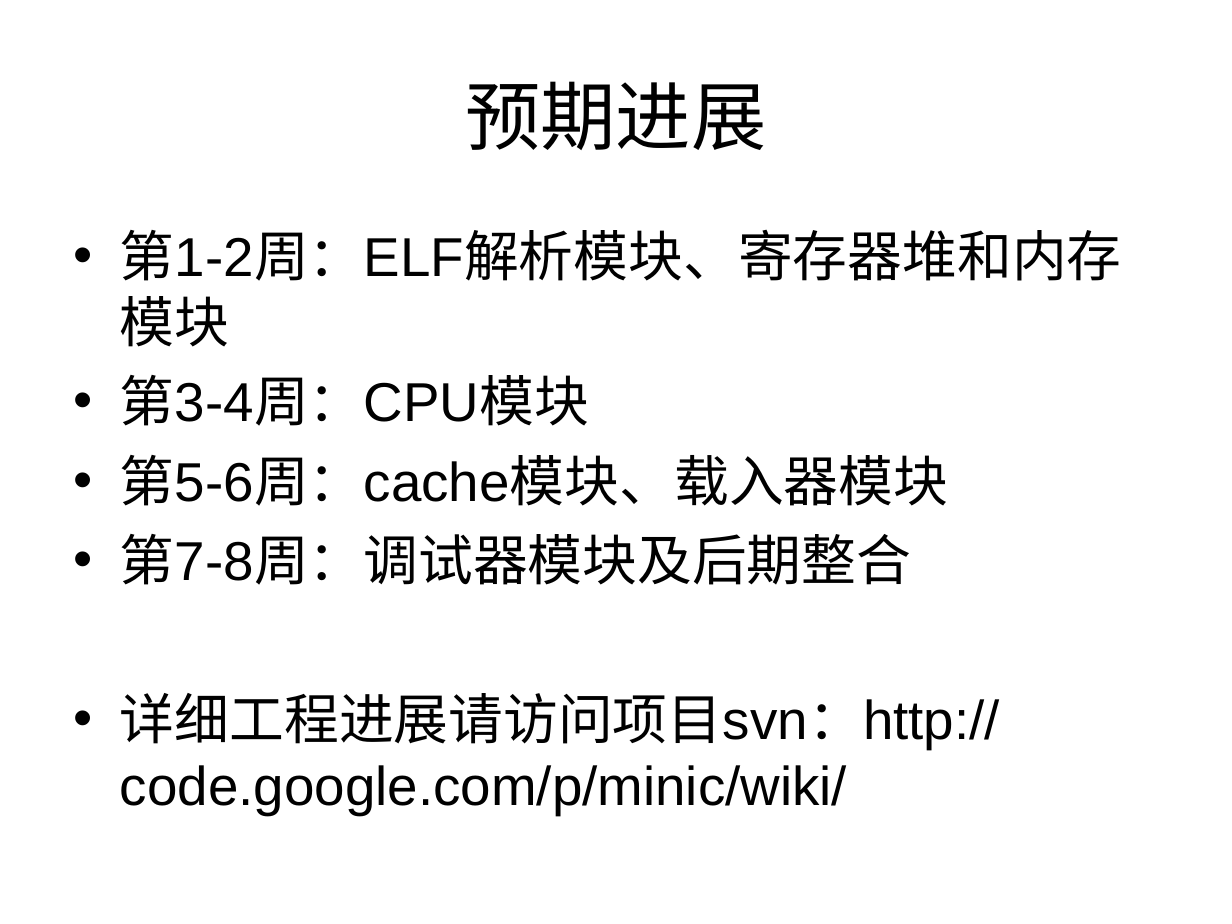
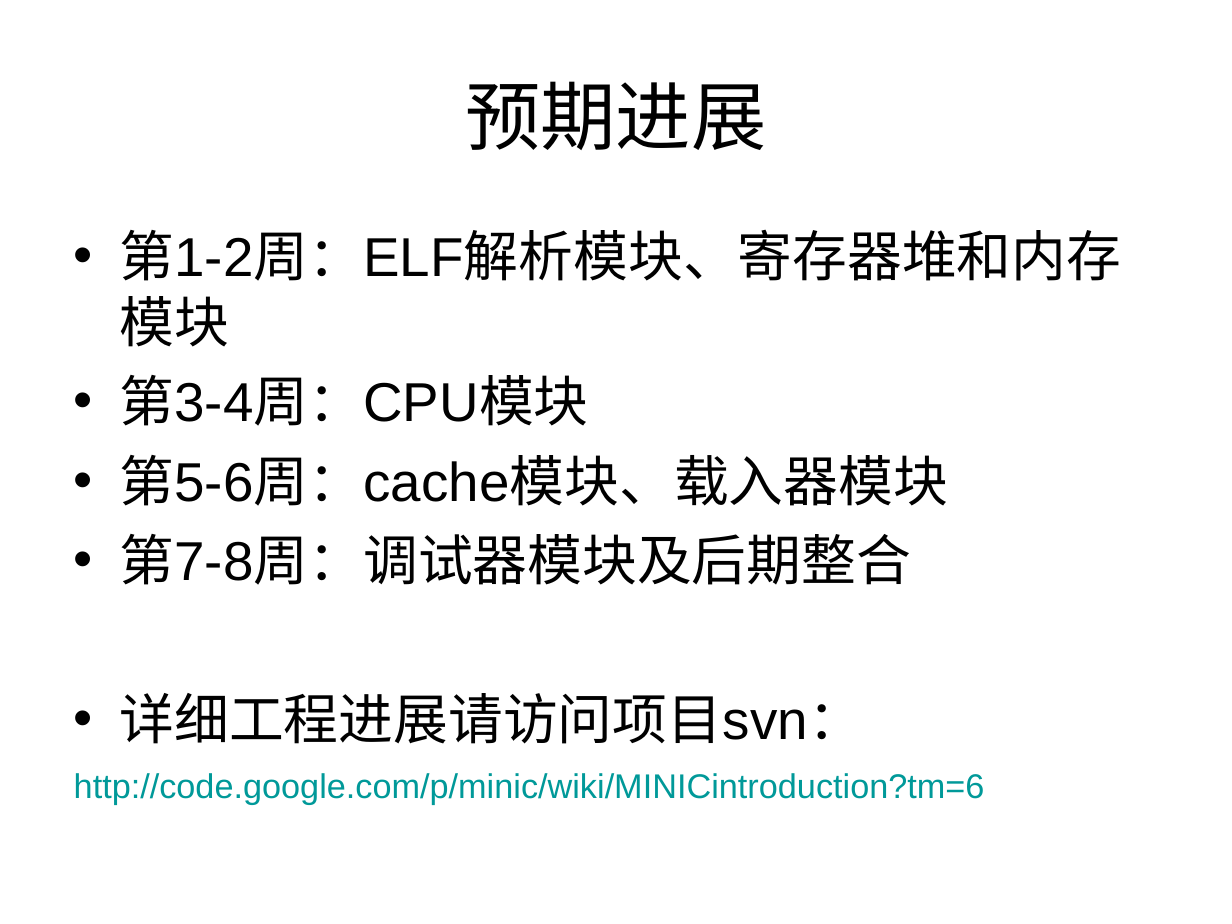
Before and after one commit to hualiansheng/minic, a slide deck: slide 8 of simulator/doc/报告.ppt. Drawn at 1232x924 pixels with LibreOffice and Linux fonts; fonts in the diff are those of the drawing. Boxes give left, top, right and bottom in pixels: in the first picture for what was removed or moved away, otherwise in the second. Text is boxed around its words. In the diff, an @@ line names an element or a change of style, - is before the commit and + after.

```diff
--- a/simulator/doc/报告.ppt
+++ b/simulator/doc/报告.ppt
@@ text at bbox=[74, 693, 985, 804]: text changed; size 32 to 20 pt; text colour #000000 to #009999 @@
-• 详细工程进展请访问项目svn：http://code.google.com/p/minic/wiki/
+• 详细工程进展请访问项目svn：
+http://code.google.com/p/minic/wiki/MINICintroduction?tm=6
```
Also in this commit, not shown: 6 other slides changed.
